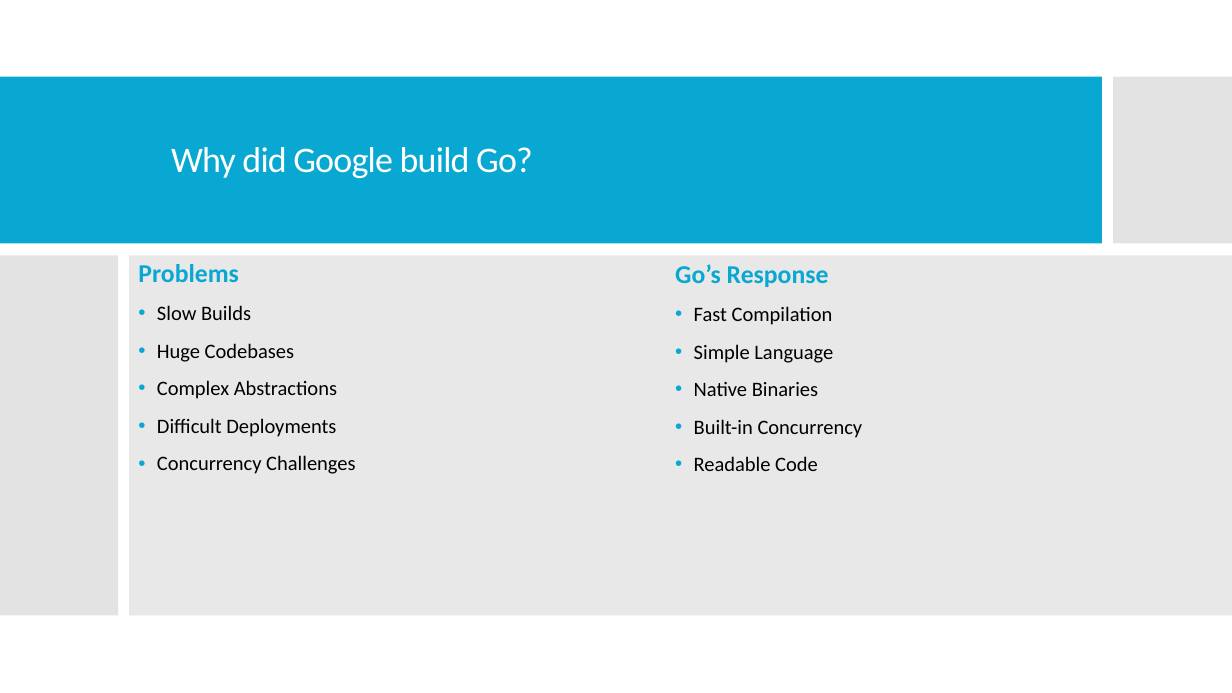
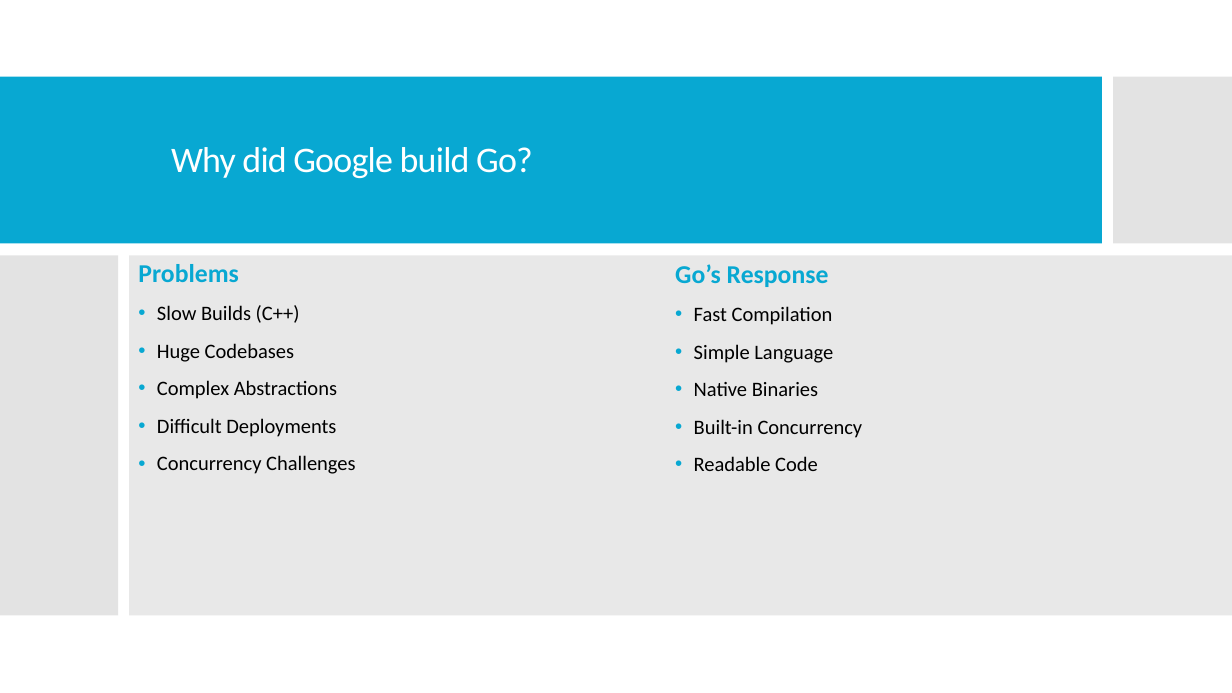
Before and after one commit to cmclaughlin24/asteroids, a slide deck: slide 4 of docs/Overview of Go Language.pptx. Drawn at 1232x693 pixels with LibreOffice and Linux fonts; fonts in the diff are those of the drawing. Boxes give left, top, right and bottom in pixels: in the first picture for what was removed or moved away, otherwise in the second. Text is boxed around its words. In the diff, an @@ line names an element or a change of style, - is before the commit and + after.

```diff
--- a/docs/Overview of Go Language.pptx
+++ b/docs/Overview of Go Language.pptx
@@ text at <box>157,305,300,323</box>: text changed @@
-• Slow Builds
+• Slow Builds (C++)
```
Also in this commit, not shown: 3 other slides changed.
